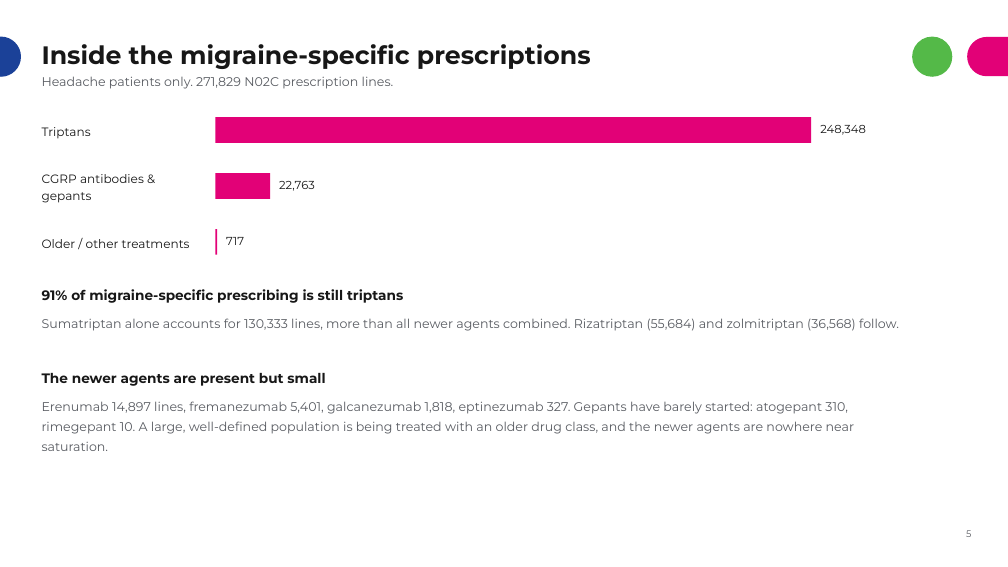
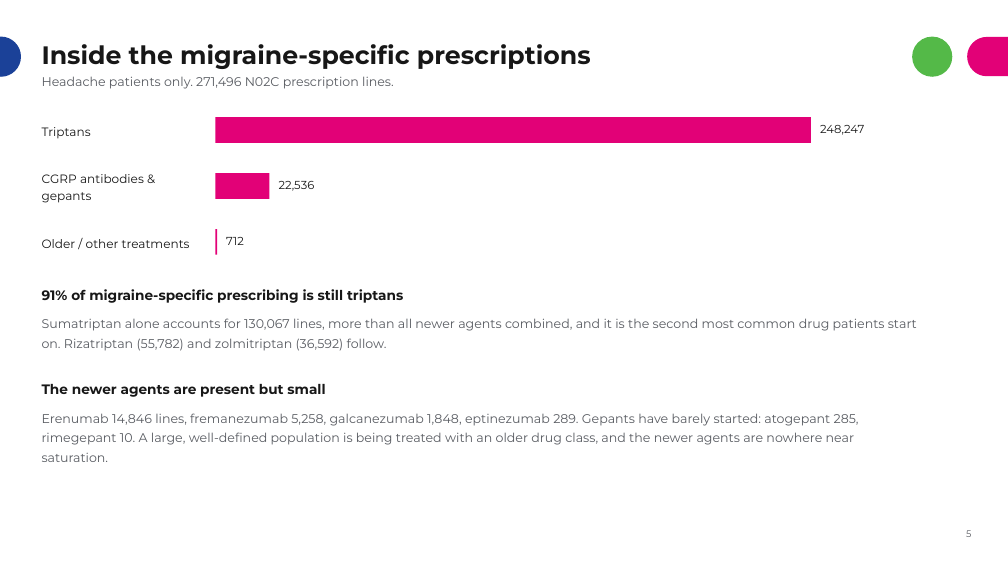
Before and after one commit to rj-irvine/de-migraine, a slide deck: slide 6 of documents/DE_Migraine_Treatment_Patterns_Summary.pptx. Drawn at 1008x567 pixels with LibreOffice and Linux fonts; fonts in the diff are those of the drawing. Boxes give left, top, right and bottom in pixels: in the first picture for what was removed or moved away, otherwise in the second. Text is boxed around its words. In the diff, an @@ line names an element or a change of style, - is before the commit and + after.

```diff
--- a/documents/DE_Migraine_Treatment_Patterns_Summary.pptx
+++ b/documents/DE_Migraine_Treatment_Patterns_Summary.pptx
@@ text at [42, 76, 394, 89]: text changed @@
-Headache patients only. 271,829 N02C prescription lines.
+Headache patients only. 271,496 N02C prescription lines.
@@ text at [820, 125, 864, 135]: text changed @@
-248,348
+248,247
@@ text at [279, 181, 315, 191]: text changed @@
-22,763
+22,536
@@ text at [226, 237, 244, 245]: text changed @@
-717
+712
@@ text at [42, 318, 917, 351]: text changed @@
-Sumatriptan alone accounts for 130,333 lines, more than all newer agents combined. Rizatriptan (55,684) and zolmitriptan (36,568) follow.
+Sumatriptan alone accounts for 130,067 lines, more than all newer agents combined, and it is the second most common drug patients start on. Rizatriptan (55,782) and zolmitriptan (36,592) follow.
@@ text "The newer agents are present ...": place and size @@
-text "The newer agents are present ..." at [42, 373, 325, 386]
+text "The newer agents are present ..." at [42, 384, 325, 397]
@@ text at [42, 413, 859, 462]: text changed @@
-Erenumab 14,897 lines, fremanezumab 5,401, galcanezumab 1,818, eptinezumab 327. Gepants have barely started: atogepant 310, rimegepant 10. A large, well-defined population is being treated with an older drug class, and the newer agents are nowhere near saturation.
+Erenumab 14,846 lines, fremanezumab 5,258, galcanezumab 1,848, eptinezumab 289. Gepants have barely started: atogepant 285, rimegepant 10. A large, well-defined population is being treated with an older drug class, and the newer agents are nowhere near saturation.
```
Also in this commit, not shown: 7 other slides changed, 3 slides added, 1 slide removed, 2 other files.
